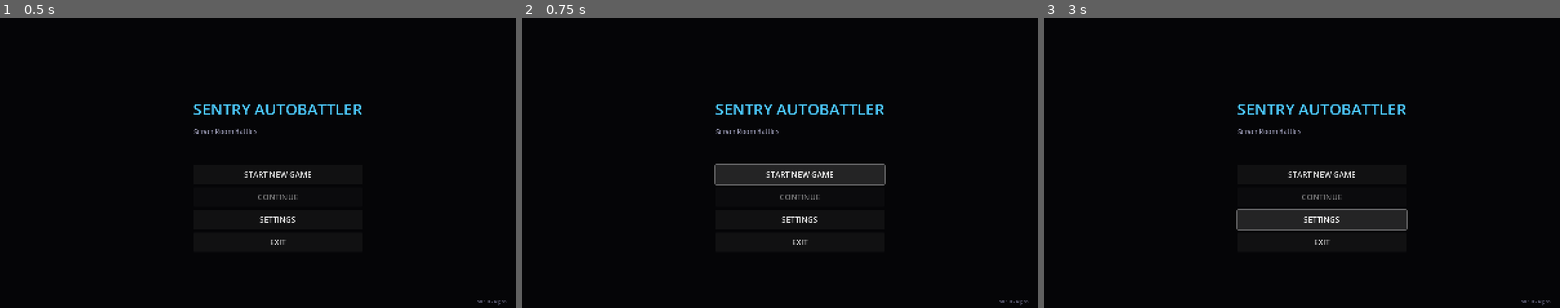
Above: before the commit, frames 1-3 (left to right).
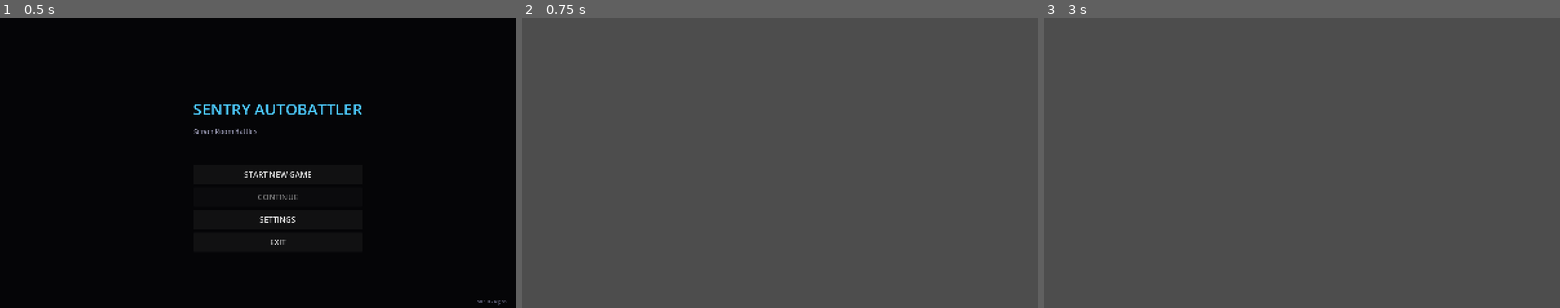
Above: after the commit, the same moments.

Repository: getsentry/ctrl-alt-defeat
Game: Godot game, scene res://scenes/MainMenu.tscn
Two runs of this game, one before a commit and one after it. Both use one fixed random seed, a clock stepped at 60 frames per second and the inputs below.
Inputs (mouse positions are in pixels of both pictures, inside the frame that each line leads up to):
- Up to frame 1 (0.5 s): no input
- Up to frame 2 (0.75 s): click "START NEW GAME" at 0.5 s
- Up to frame 3 (3 s): click (1322, 174) at 1.25 s, where only the run before the commit has a clickable "START NEW GAME"; click (1322, 174) at 2 s, where only the run before the commit has a clickable "START NEW GAME"; click (1322, 221) at 2.75 s, where only the run before the commit has a clickable "SETTINGS"

Frame 1 is identical in both runs. In frame 2, 100% of the frame differs, in the area x 0-100%, y 0-100%; in frame 3, 100%.
Error before the commit: Invalid assignment of property or key 'starting_containers' with value of type 'Array' on a base object of type 'Node (GameStateManager.gd)'. (res://scripts/Ma…
Error after the commit: Parse Error: Function "_create_server()" not found in base self. (res://scripts/UnifiedGridUI.gd:220)

Commit message:
Move test_json_config.py to tests/ folder
Keep all test files organized in the tests directory

🤖 Generated with [Claude Code](https://claude.ai/code)

Co-Authored-By: Claude <noreply@anthropic.com>

Diff:
--- a/client/scripts/GameStateManager.gd
+++ b/client/scripts/GameStateManager.gd
@@ -18,6 +18,7 @@
 # Inventory state
 var current_inventory: Dictionary = {}  # Stores placed items and servers
 var server_containers: Array = []  # Server rack configurations
+var starting_containers: Array = []  # Starting containers for new games
 
 # Shop state
 var current_shop: Array = []
@@ -49,6 +50,7 @@
 	victory = false
 	current_inventory.clear()
 	server_containers.clear()
+	starting_containers.clear()
 	current_shop.clear()
 	shop_rerolls = 0
 	last_battle_result.clear()
Not shown, added: server/tests/test_json_config.py
